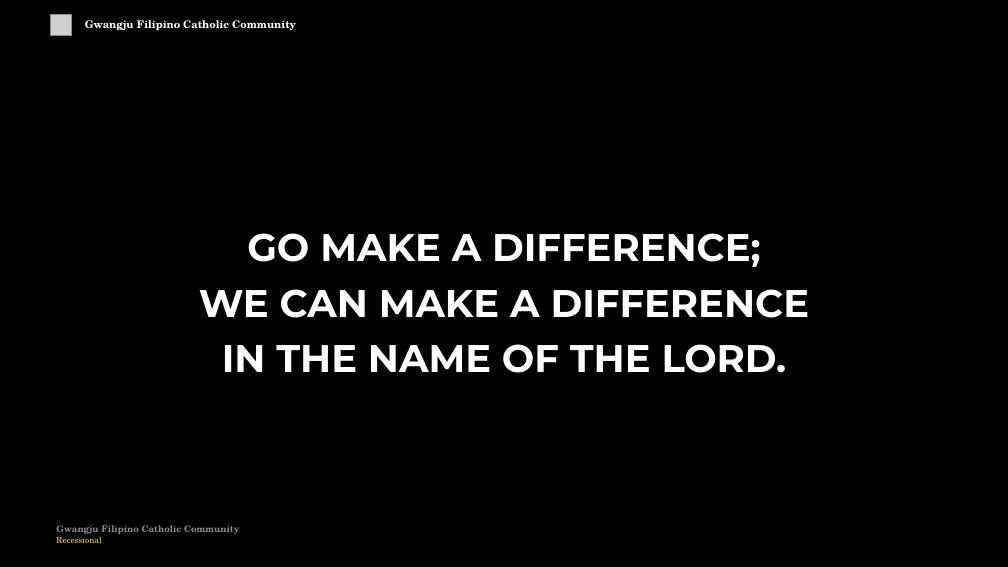
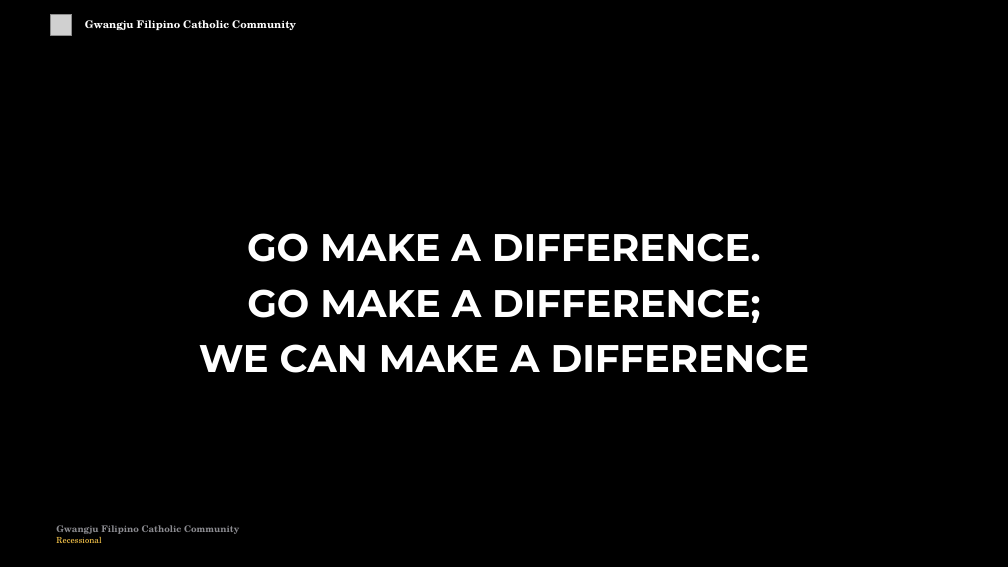
Before and after one commit to divinogabriel9/verbum, a slide deck: slide 85 of outputs/GFCC24May2026_Eastertide.pptx (slide 78 before the commit). Drawn at 1008x567 pixels with LibreOffice and Linux fonts; fonts in the diff are those of the drawing; grey boxes stand for pictures. Boxes give left, top, right and bottom in pixels: in the first picture for what was removed or moved away, otherwise in the second. Text is boxed around its words. In the diff, an @@ line names an element or a change of style, - is before the commit and + after.

```diff
--- a/outputs/GFCC24May2026_Eastertide.pptx
+++ b/outputs/GFCC24May2026_Eastertide.pptx
@@ text at <box>247,233,761,262</box>: paragraph added @@
+GO MAKE A DIFFERENCE.
@@ text at <box>222,344,787,373</box>: paragraph removed @@
-IN THE NAME OF THE LORD.
```
Also in this commit, not shown: 34 other slides changed, 11 slides added, 3 slides removed, 19 other files.
